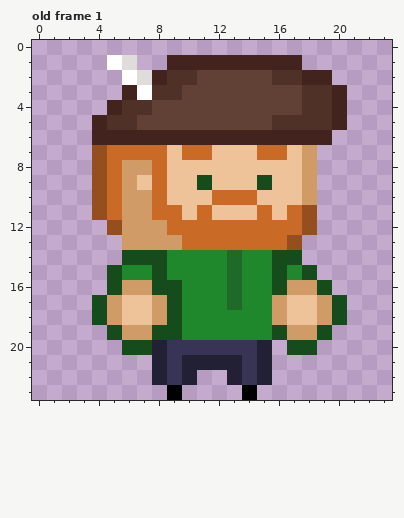
One commit to this pixel-art file: production/textures/archer/archer24.ase. This is how it looked before the edit.
24x24 pixels, 1 frame. Pixels under 10% opacity are left out. Colours within 5 levels of each other are drawn and written as one. Shown: old frame 1. The commit also changed other frames, which this record leaves out.
After the commit:
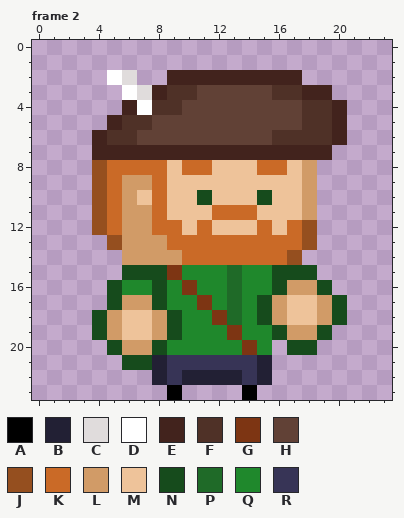
Palette (. is transparent): A #000000  B #222034  C #e0dcdc  D #ffffff  E #42231d  F #4f3127  G #7d3513  H #614136  J #954f1f  K #ca6a27  L #d19b67  M #eec39a  N #164b1c  P #1f6a28  Q #1f882c  R #373456
A new or re-ordered frame is compared with the old frame closest to it.
Change:
{"change": "frames 1 -> 4"}
{"change": "layer \"body\" added"}
{"change": "layer \"head\" added"}
{"change": "layer \"Hat\" removed"}
{"where": "frame 2 is new; against old frame 1"}
{"frame":2,"y":1,"x":5,"old":"DC","new":".."}
{"frame":2,"y":1,"x":9,"old":"EEEEEEEEE","new":"........."}
{"frame":2,"y":2,"x":5,"old":".DCEFFHHHHHFFEE","new":"DC..EEEEEEEEE.."}
{"frame":2,"y":3,"x":6,"old":"EDF","new":"DCE"}
{"frame":2,"y":3,"x":10,"old":"H","new":"F"}
{"frame":2,"y":3,"x":16,"old":"HHFFE","new":"FFEE."}
{"frame":2,"y":4,"x":5,"old":"EFFHH","new":".EDFF"}
{"frame":2,"y":5,"x":4,"old":"EF","new":".E"}
{"frame":2,"y":5,"x":7,"old":"H","new":"F"}
{"frame":2,"y":5,"x":16,"old":"FF","new":"HH"}
{"frame":2,"y":6,"x":5,"old":"EEEEEEEEEEEEEEE.","new":"FFHHHHHHHHHFFFFE"}
{"frame":2,"y":7,"x":4,"old":"JKKKKMKKMMMKKML.","new":"EEEEEEEEEEEEEEEE"}
{"frame":2,"y":8,"x":6,"old":"LL","new":"KK"}
{"frame":2,"y":8,"x":10,"old":"MM","new":"KK"}
{"frame":2,"y":8,"x":15,"old":"MM","new":"KK"}
{"frame":2,"y":9,"x":7,"old":"M","new":"L"}
{"frame":2,"y":9,"x":11,"old":"N","new":"M"}
{"frame":2,"y":9,"x":15,"old":"N","new":"M"}
{"frame":2,"y":10,"x":7,"old":"L","new":"M"}
{"frame":2,"y":10,"x":11,"old":"MKKKM","new":"NMMMN"}
{"frame":2,"y":11,"x":9,"old":"K","new":"M"}
{"frame":2,"y":11,"x":11,"old":"KMMMK","new":"MKKKM"}
{"frame":2,"y":11,"x":17,"old":"KJ","new":"ML"}
{"frame":2,"y":12,"x":4,"old":".J","new":"JK"}
{"frame":2,"y":12,"x":8,"old":"L","new":"K"}
{"frame":2,"y":12,"x":10,"old":"K","new":"M"}
{"frame":2,"y":12,"x":12,"old":"KKK","new":"MMM"}
{"frame":2,"y":12,"x":16,"old":"K","new":"M"}
{"frame":2,"y":13,"x":5,"old":".","new":"J"}
{"frame":2,"y":13,"x":9,"old":"L","new":"K"}
{"frame":2,"y":13,"x":17,"old":"J.","new":"KJ"}
{"frame":2,"y":14,"x":6,"old":"NNNQQQQPQQNN","new":"LLLLKKKKKKKJ"}
{"frame":2,"y":15,"x":5,"old":"NQQ","new":".NN"}
{"frame":2,"y":15,"x":9,"old":"Q","new":"G"}
{"frame":2,"y":15,"x":17,"old":"Q","new":"N"}
{"frame":2,"y":16,"x":6,"old":"LL","new":"QQ"}
{"frame":2,"y":16,"x":9,"old":"NQ","new":"QG"}
{"frame":2,"y":17,"x":4,"old":"NLMMLN","new":".NLLNQ"}
{"frame":2,"y":17,"x":11,"old":"Q","new":"G"}
{"frame":2,"y":17,"x":15,"old":"Q","new":"N"}
{"frame":2,"y":18,"x":12,"old":"QQ","new":"GP"}
{"frame":2,"y":18,"x":15,"old":"Q","new":"N"}
{"frame":2,"y":19,"x":4,"old":".NLLN","new":"NLMML"}
{"frame":2,"y":19,"x":13,"old":"Q","new":"G"}
{"frame":2,"y":20,"x":5,"old":".NNBRRRRRRB","new":"NLLNQQQQQGQ"}
{"frame":2,"y":21,"x":6,"old":"..","new":"NN"}
{"frame":2,"y":21,"x":10,"old":"BBBB","new":"RRRR"}
{"frame":2,"y":22,"x":11,"old":"..","new":"BB"}
